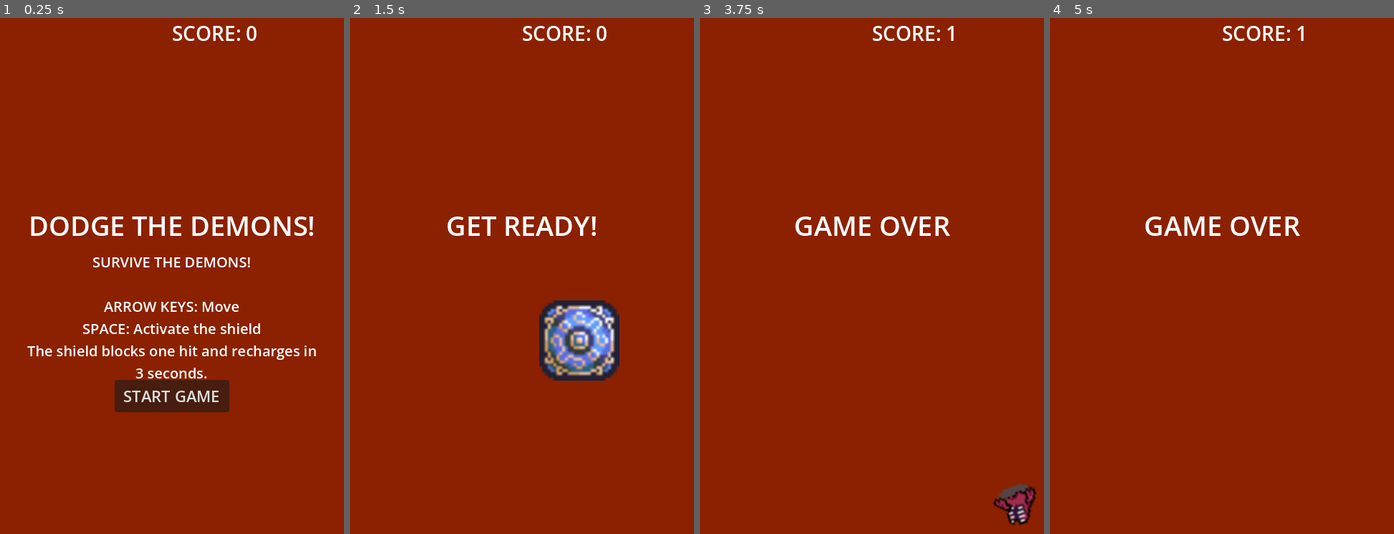
Above: before the commit, frames 1-4 (left to right).
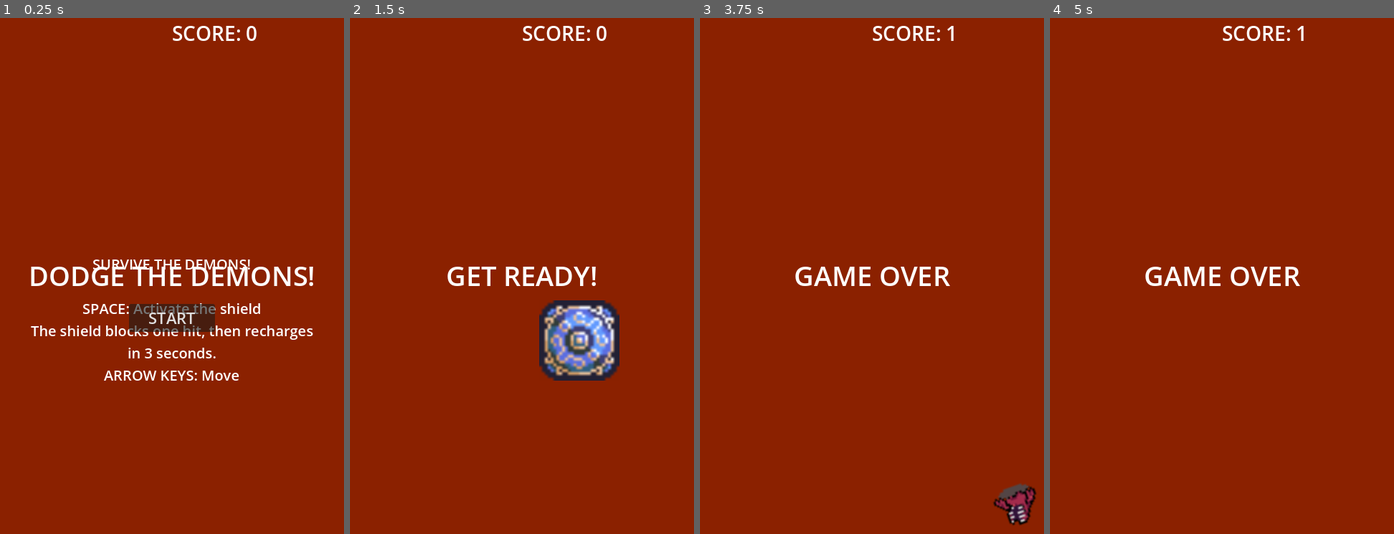
Above: after the commit, the same moments.

Repository: AlexK-AG/Alexis_Aguilera_Practica3
Game: Godot game, scene res://scenes/main.tscn
Two runs of this game, one before a commit and one after it. Both use one fixed random seed, a clock stepped at 60 frames per second and the inputs below.
Inputs:
- Up to frame 1 (0.25 s): no input
- Up to frame 2 (1.5 s): click "START GAME" (after the commit: "START") at 0.5 s; tap Enter at 1.25 s; hold Right (move_right) from 1.28 s (still down); tap Space (shield) at 1.35 s
- Up to frame 3 (3.75 s): release Right (move_right) at 2.03 s; hold Down (move_down) 2.03-2.78 s; tap Space (shield) at 2.1, 2.85, 3.6 s; hold Right (move_right) 2.78-3.53 s; hold Up (move_up) from 3.53 s (still down)
- Up to frame 4 (5 s): release Up (move_up) at 4.28 s; hold Left (move_left) from 4.28 s (still down); tap Space (shield) at 4.35 s

The runs differ from the first frame. In frame 1, 8.9% of the frame differs, in the area x 7-92%, y 38-77%; in frame 2, 1.4%; in frame 3, 1.5%; in frame 4, 1.5%.

Commit message:
Reacomodo del mensaje de inicio del HUD
Updated HUD scene with new font resources and adjusted layout properties for various UI elements.

Diff:
--- a/scenes/hud.tscn
+++ b/scenes/hud.tscn
@@ -1,71 +1,69 @@
-[gd_scene format=3]
-[ext_resource type="Script" path="res://scripts/hud.gd" id="1"]
-[sub_resource type="SystemFont" id="font"]
-font_names = PackedStringArray("Trebuchet MS", "Arial")
-font_weight = 700
-[node name="HUD" type="CanvasLayer"]
-script = ExtResource("1")
-[node name="ScoreLabel" type="Label" parent="."]
+[gd_scene format=3 uid="uid://dokb1ru8qtar0"]
+[ext_resource type="Script" uid="uid://cg6hv5w38t1fw" path="res://scripts/hud.gd" id="1_hud"]
+[ext_resource type="FontFile" path="res://fonts/Xolonium-Regular.ttf" id="2_font"]
+[node name="HUD" type="CanvasLayer" unique_id=1792321934]
+script = ExtResource("1_hud")
+[node name="ScoreLabel" type="Label" parent="." unique_id=2043983691]
 offset_left = 240.0
 offset_top = 2.0
-offset_right = 470.0
-offset_bottom = 45.0
-theme_override_fonts/font = SubResource("font")
+offset_right = 440.0
+offset_bottom = 41.0
+theme_override_fonts/font = ExtResource("2_font")
 theme_override_font_sizes/font_size = 28
 text = "SCORE: 0"
-[node name="Message" type="Label" parent="."]
+[node name="Message" type="Label" parent="." unique_id=35999876]
 anchors_preset = 8
 anchor_left = 0.5
 anchor_top = 0.5
 anchor_right = 0.5
 anchor_bottom = 0.5
 offset_left = -240.0
-offset_top = -120.0
+offset_top = -50.0
 offset_right = 240.0
-offset_bottom = -20.0
+offset_bottom = 50.0
 grow_horizontal = 2
 grow_vertical = 2
-theme_override_fonts/font = SubResource("font")
+theme_override_fonts/font = ExtResource("2_font")
 theme_override_font_sizes/font_size = 38
 text = "DODGE THE DEMONS!"
 horizontal_alignment = 1
 vertical_alignment = 1
 autowrap_mode = 2
-[node name="MessageTimer" type="Timer" parent="."]
+[node name="MessageTimer" type="Timer" parent="." unique_id=1526735205]
 wait_time = 2.0
 one_shot = true
-[node name="Instructions" type="Label" parent="."]
+[node name="Instructions" type="Label" parent="." unique_id=8881001]
 anchors_preset = 8
 anchor_left = 0.5
 anchor_top = 0.5
 anchor_right = 0.5
 anchor_bottom = 0.5
 offset_left = -210.0
-offset_top = -10.0
+offset_top = 5.0
 offset_right = 210.0
-offset_bottom = 125.0
+offset_bottom = 115.0
 grow_horizontal = 2
 grow_vertical = 2
-theme_override_fonts/font = SubResource("font")
+theme_override_fonts/font = ExtResource("2_font")
 theme_override_font_sizes/font_size = 20
-text = "SURVIVE THE DEMONS!\n\nARROW KEYS: Move\nSPACE: Activate the shield\nThe shield blocks one hit and recharges in 3 seconds."
+text = "SURVIVE THE DEMONS!\n\nSPACE: Activate the shield\nThe shield blocks one hit, then recharges in 3 seconds.\nARROW KEYS: Move"
 horizontal_alignment = 1
 vertical_alignment = 1
 autowrap_mode = 2
-[node name="StartButton" type="Button" parent="."]
+[node name="StartButton" type="Button" parent="." unique_id=21226484]
 anchors_preset = 8
 anchor_left = 0.5
 anchor_top = 0.5
 anchor_right = 0.5
 anchor_bottom = 0.5
-offset_left = -80.0
-offset_top = 145.0
-offset_right = 80.0
-offset_bottom = 190.0
+offset_left = -60.0
+offset_top = 40.0
+offset_right = 60.0
+offset_bottom = 76.0
 grow_horizontal = 2
 grow_vertical = 2
-theme_override_fonts/font = SubResource("font")
+theme_override_fonts/font = ExtResource("2_font")
 theme_override_font_sizes/font_size = 22
-text = "START GAME"
+text = "START"
 [connection signal="timeout" from="MessageTimer" to="." method="_on_message_timer_timeout"]
 [connection signal="pressed" from="StartButton" to="." method="_on_start_button_pressed"]
